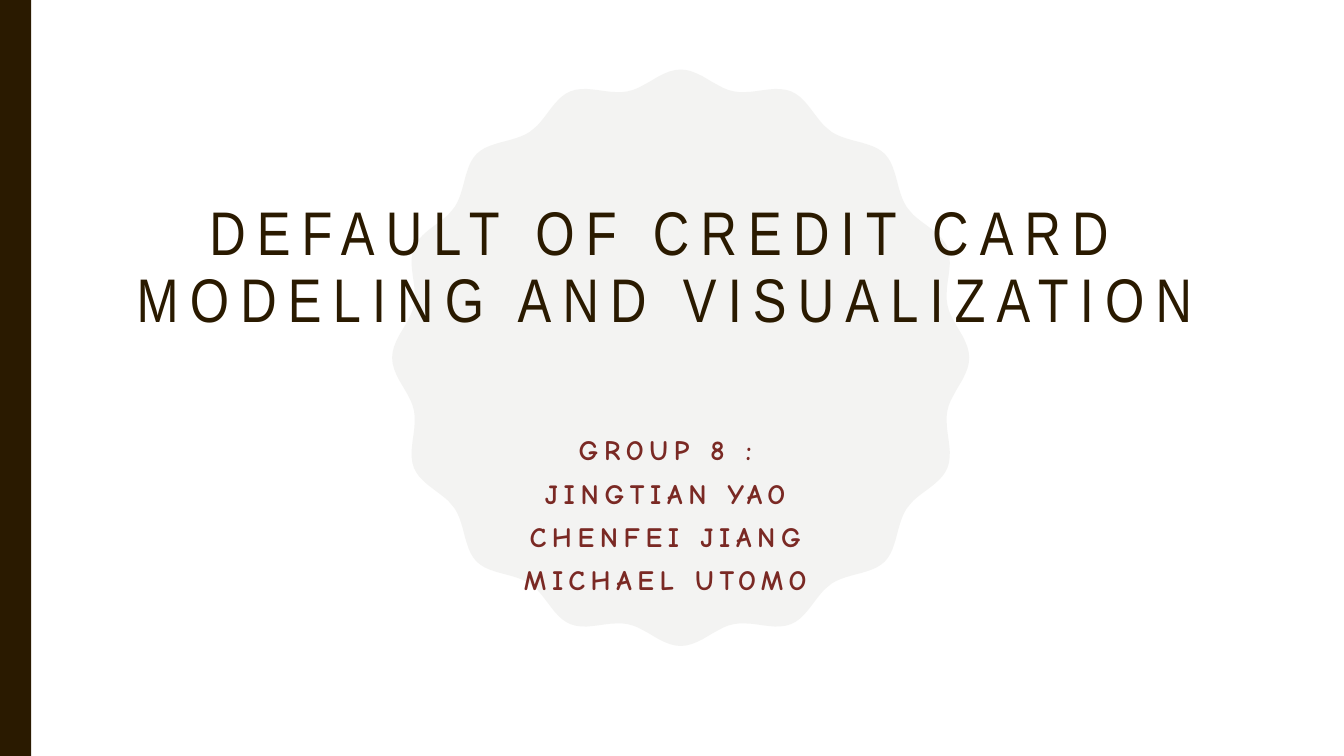
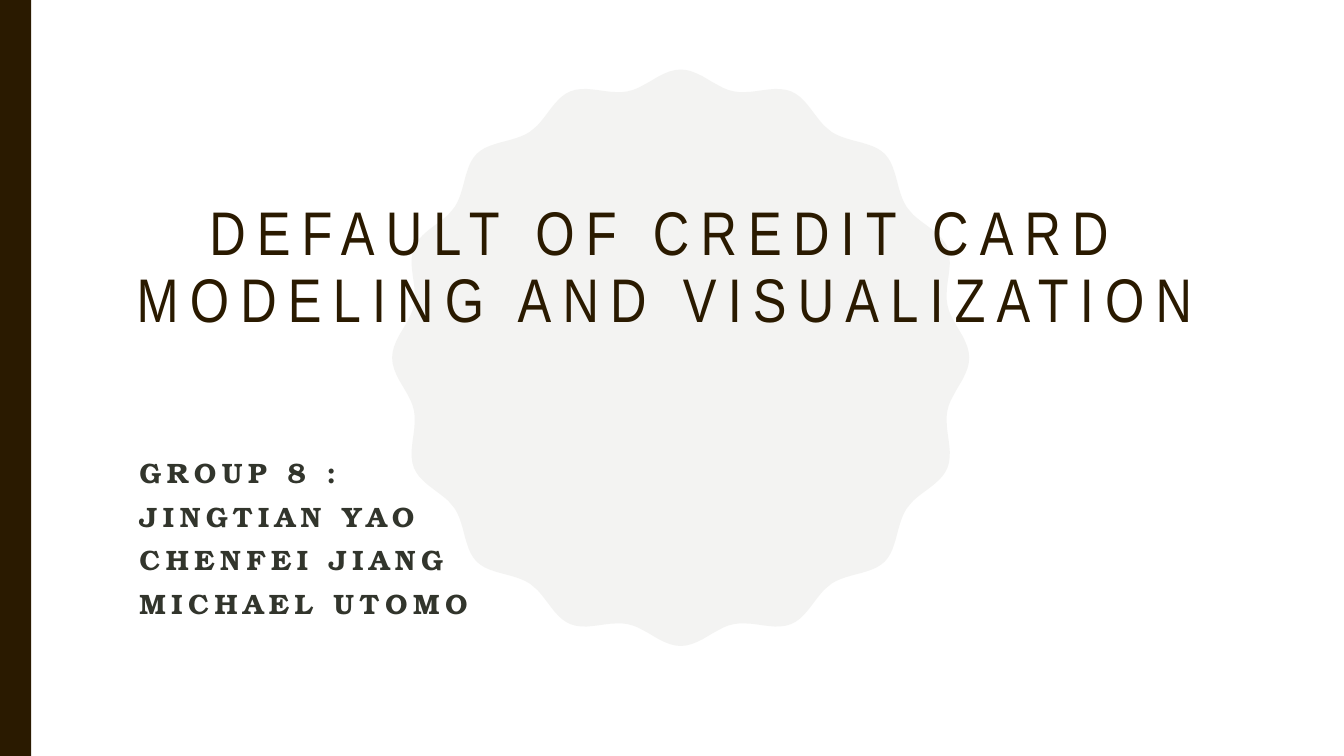
Before and after one commit to TZstatsADS/Spring2018-Project5-grp8, a slide deck: slide 1 of doc/presentation.pptx. Drawn at 1344x756 pixels with LibreOffice and Linux fonts; fonts in the diff are those of the drawing. Boxes give left, top, right and bottom in pixels: in the first picture for what was removed or moved away, otherwise in the second. Text is boxed around its words. In the diff, an @@ line names an element or a change of style, - is before the commit and + after.

```diff
--- a/doc/presentation.pptx
+++ b/doc/presentation.pptx
@@ subtitle "GROUP 8 :": place and size @@
-subtitle "GROUP 8 :" at [530,441,801,547]
+subtitle "GROUP 8 :" at [139,463,467,615]
@@ subtitle "GROUP 8 :" at [139,463,467,615]: font Comic Neue to TeX Gyre Bonum, text colour #7A2924 to #32352C; alignment centre to left @@
```
Also in this commit, not shown: 2 other slides changed, 1 other file.
